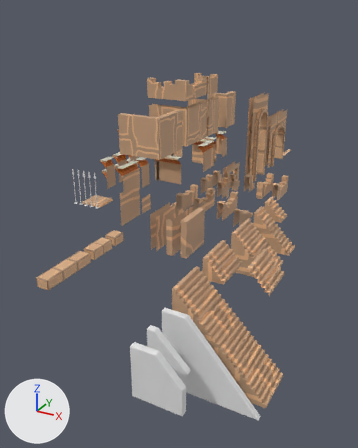
An edit to the FBX model Assets/Art/Environment/Modules/Models/ModularPacks/Walls.fbx, drawn before and after from the same camera.
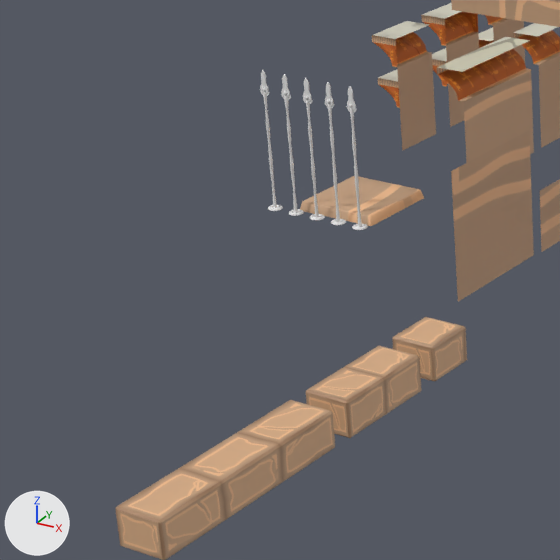
Each version appears first whole from a camera (50 mm lens) standing at (13.45, -8.48, 11.93) and looking at (-0.19, 16.33, -0.47), and next in a close-up on the part from 2% to 41% of the width and 34% to 65% of the height. The axes (+X, +Y, +Z) are drawn at lower left. The lights are the same throughout. The older version's two pictures come first.

In view in the first close-up: 'Bricksx1', 'Bricksx2', 'Bricksx4', 'OpenWall1x1.002', 'OpenWall1x1.003', 'OpenWall1x1.006', 'OpenWall1x1.007', 'OpenWall2x2.004', 'OpenWall2x2.007', 'OpenWall2x2.008', 'OpenWall2x2.013', 'Plane' and 5 more.
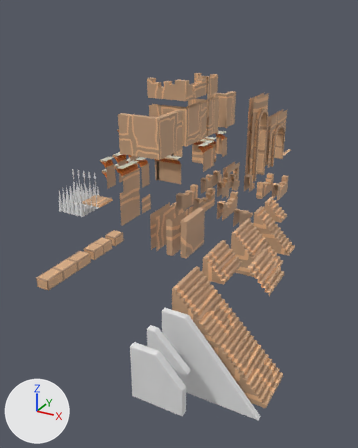
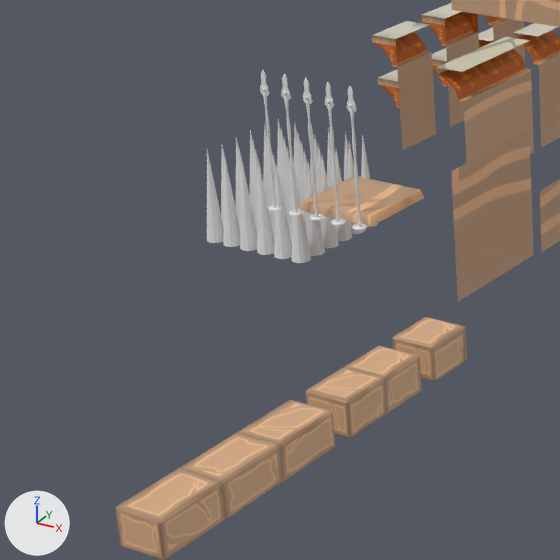
Changed parts and their boxes [x1, y1, x2, y2] in the close-ups (560 x 560 px):
'Cylinder.002', added
    after: [207, 119, 378, 263]

The change in detail:
Mesh me_cylinder_001 is new.
It has 468 vertices, 432 faces and spans x -1.81..0.15, y -1.81..0.15, z 0.0..1.5.
Object 'Cylinder.002' (ob_cylinder_002) is new; it shows me_cylinder_001.
Its location is (-5.1, 14.76, 0.28).
